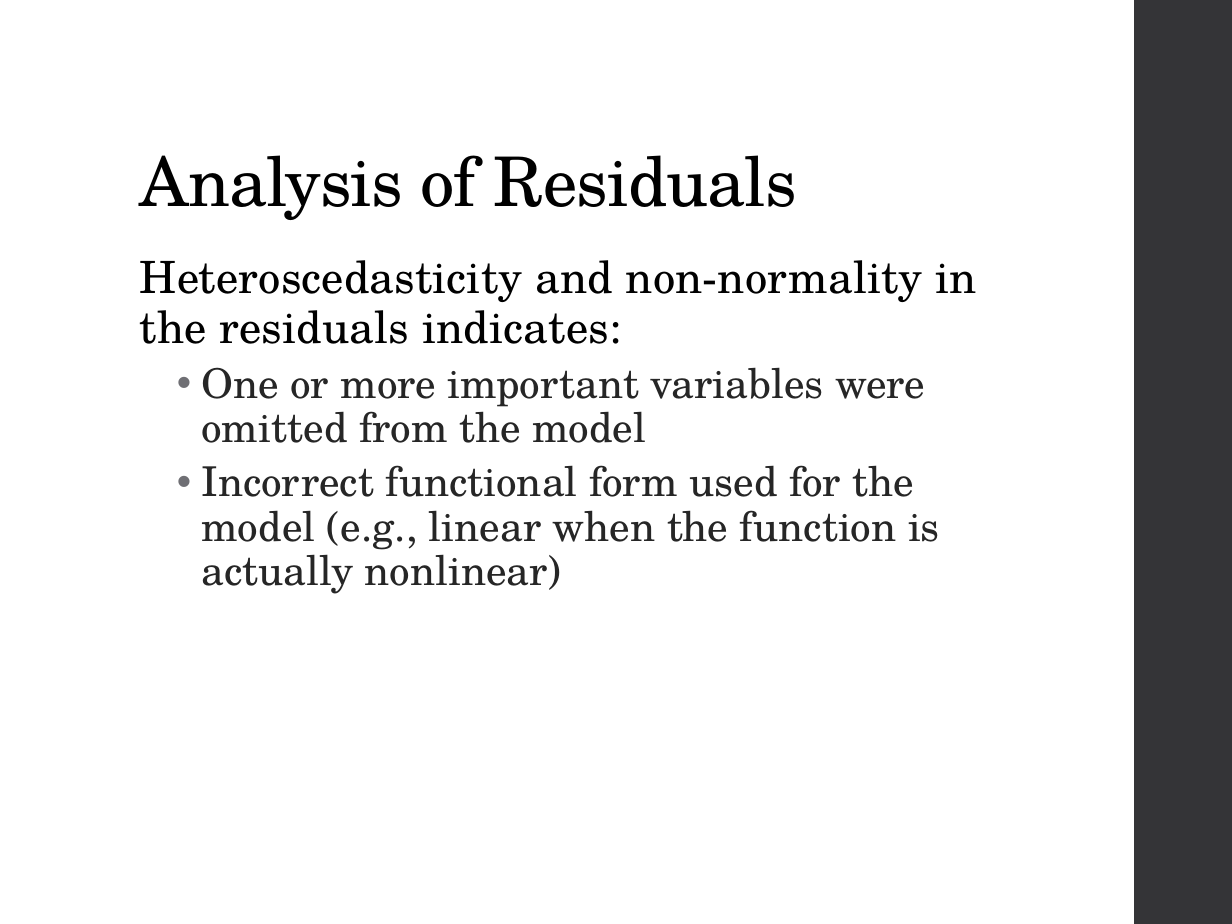
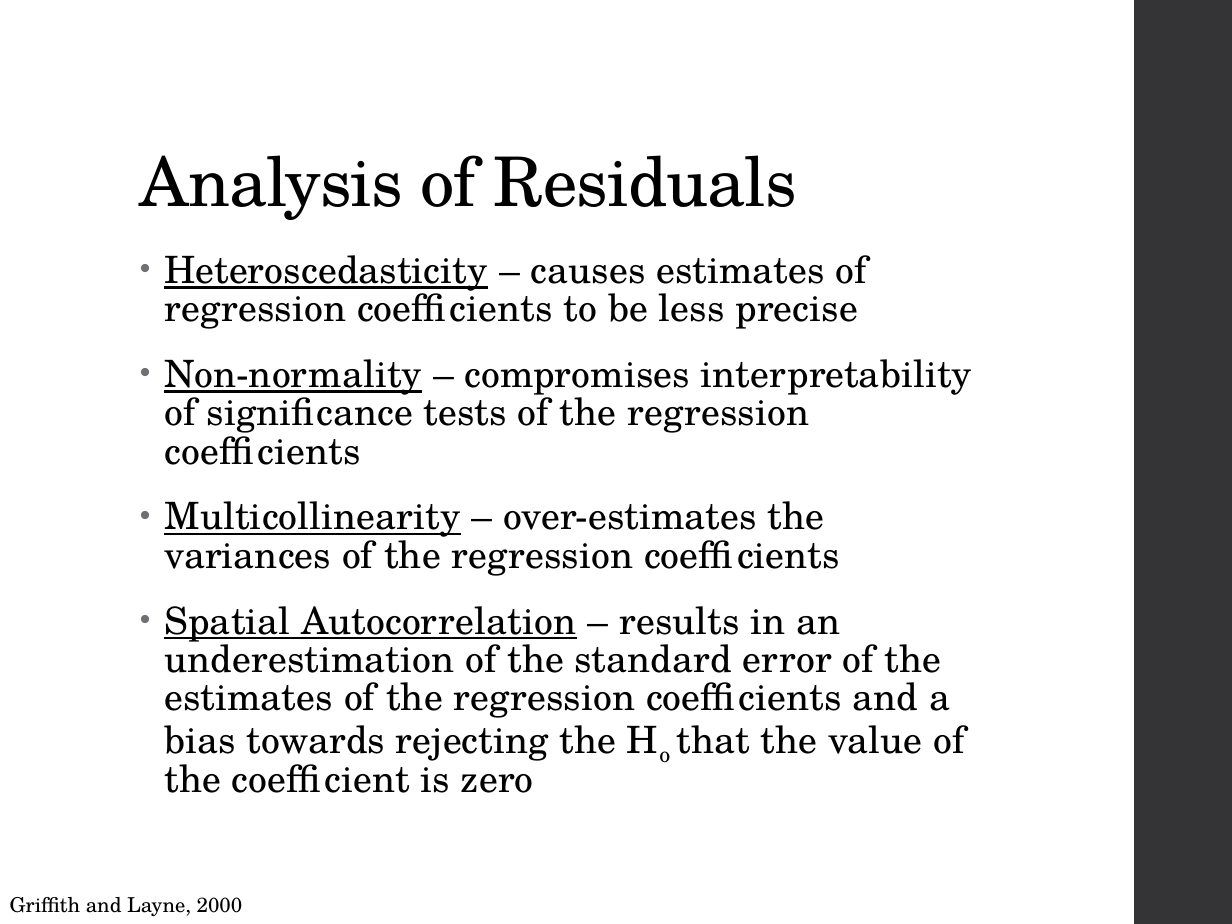
Before and after one commit to ncss-tech/stats_for_soil_survey, a slide deck: slide 11 of presentations/6_linear_regression/Linear_regression.pptx. Drawn at 1232x924 pixels with LibreOffice and Linux fonts; fonts in the diff are those of the drawing. Boxes give left, top, right and bottom in pixels: in the first picture for what was removed or moved away, otherwise in the second. Text is boxed around its words. In the diff, an @@ line names an element or a change of style, - is before the commit and + after.

Commit message:
minor edits for clarification to regression ppt

```diff
--- a/presentations/6_linear_regression/Linear_regression.pptx
+++ b/presentations/6_linear_regression/Linear_regression.pptx
@@ text at [164,255,972,793]: text changed; size 24 to 22 pt; text colour #262626 to #000000 @@
-Heteroscedasticity and non-normality in the residuals indicates:
-  • One or more important variables were omitted from the model
-  • Incorrect functional form used for the model (e.g., linear when the function is actually nonlinear)
+• Heteroscedasticity – causes estimates of regression coefficients to be less precise
+• Non-normality – compromises interpretability of significance tests of the regression coefficients
+• Multicollinearity – over-estimates the variances of the regression coefficients
+• Spatial Autocorrelation – results in an underestimation of the standard error of the estimates of the regression coefficients and a bias towards rejecting the Ho that the value of the coefficient is zero
@@ text added at [10,897,243,916], 12 pt, text #000000 @@
+Griffith and Layne, 2000
```
